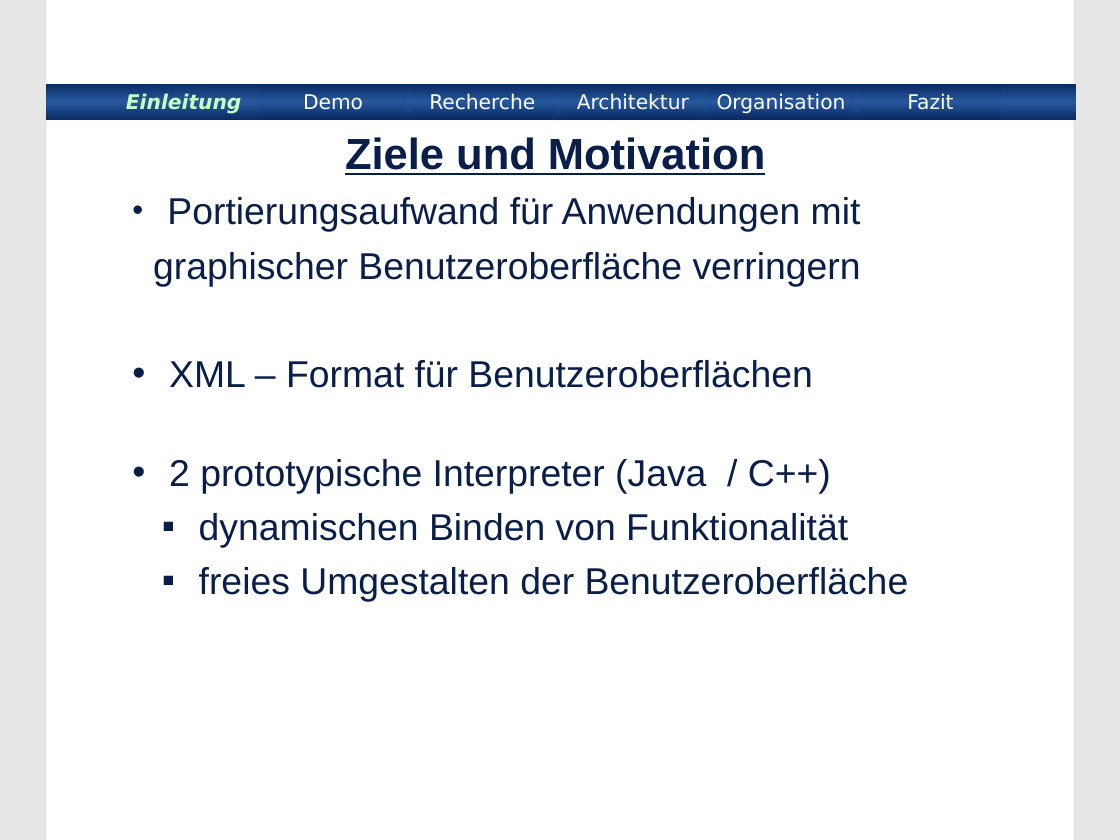
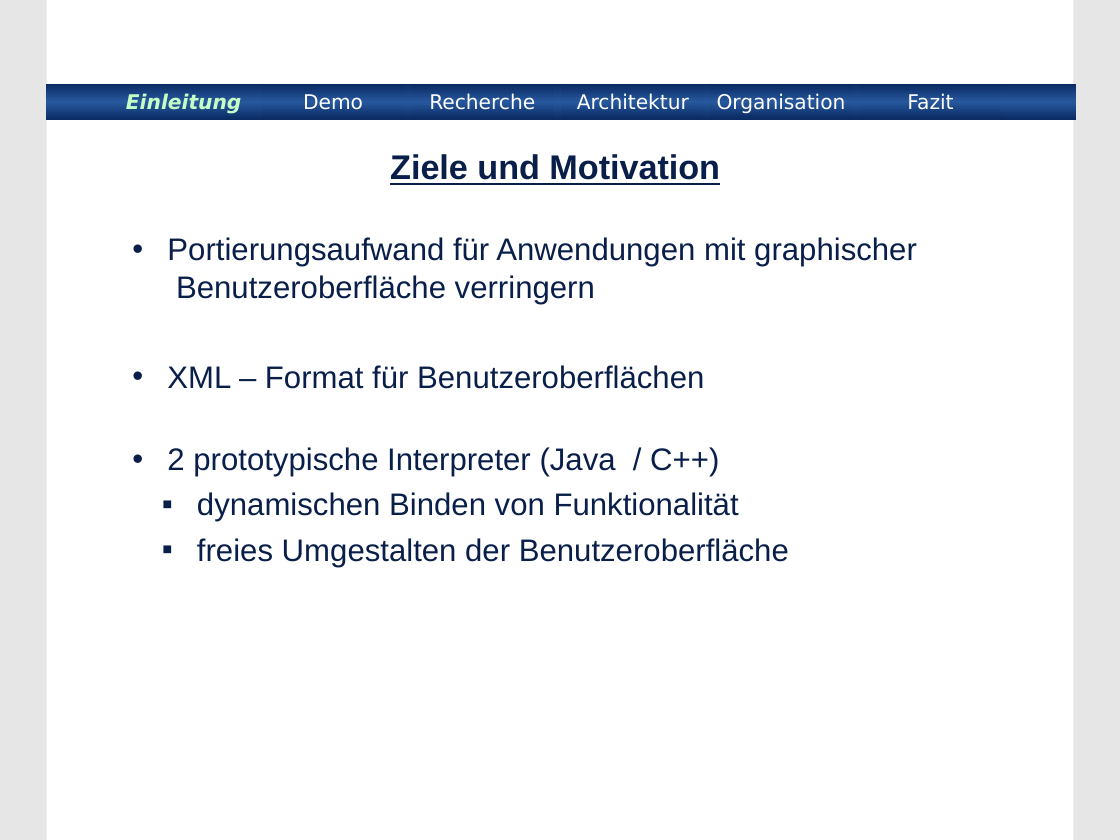
Before and after one commit to BackupTheBerlios/xmlinterface, a slide deck: slide 1 of xmlinterface/project/Praesentation/xmlinterface.ppt (slide 2 before the commit). Drawn at 1120x840 pixels with LibreOffice and Linux fonts; fonts in the diff are those of the drawing; background and template pictures are left out. Boxes give left, top, right and bottom in pixels: in the first picture for what was removed or moved away, otherwise in the second. Text is boxed around its words. In the diff, an @@ line names an element or a change of style, - is before the commit and + after.

```diff
--- a/xmlinterface/project/Praesentation/xmlinterface.ppt
+++ b/xmlinterface/project/Praesentation/xmlinterface.ppt
@@ title "Ziele und Motivation": place and size @@
-title "Ziele und Motivation" at [345, 137, 765, 175]
+title "Ziele und Motivation" at [390, 154, 720, 185]
@@ title "Ziele und Motivation" at [390, 154, 720, 185]: size 28 to 22 pt @@
@@ subtitle "Portierungsaufwand für Anwendungen mit graphischer ...": place and size @@
-subtitle "Portierungsaufwand für Anwendungen mit graphischer ..." at [153, 197, 909, 602]
+subtitle "Portierungsaufwand für Anwendungen mit graphischer ..." at [167, 237, 917, 567]
@@ subtitle at [167, 237, 917, 304]: text changed; size 24 to 20 pt @@
-• Portierungsaufwand für Anwendungen mit
-graphischer Benutzeroberfläche verringern
+• Portierungsaufwand für Anwendungen mit graphischer
+  Benutzeroberfläche verringern
@@ subtitle at [167, 365, 789, 567]: size 24 to 20 pt in "XML – Format für Benutzeroberflächen", "2 prototypische Interpreter (Java / C++)", "dynamischen Binden von Funktionalität", "freies Umgestalten der Benutzeroberfläche"; less space between paragraphs @@
```
Also in this commit, not shown: 13 other slides changed, 2 slides added, 3 slides removed.
